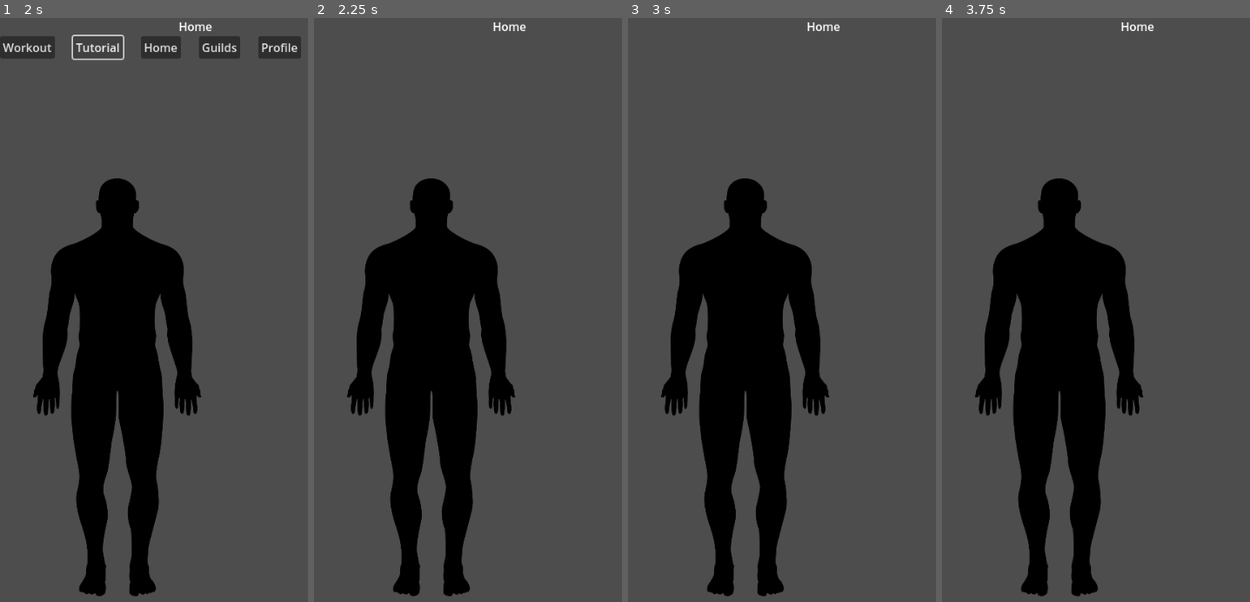
Above: before the commit, frames 1-4 (left to right).
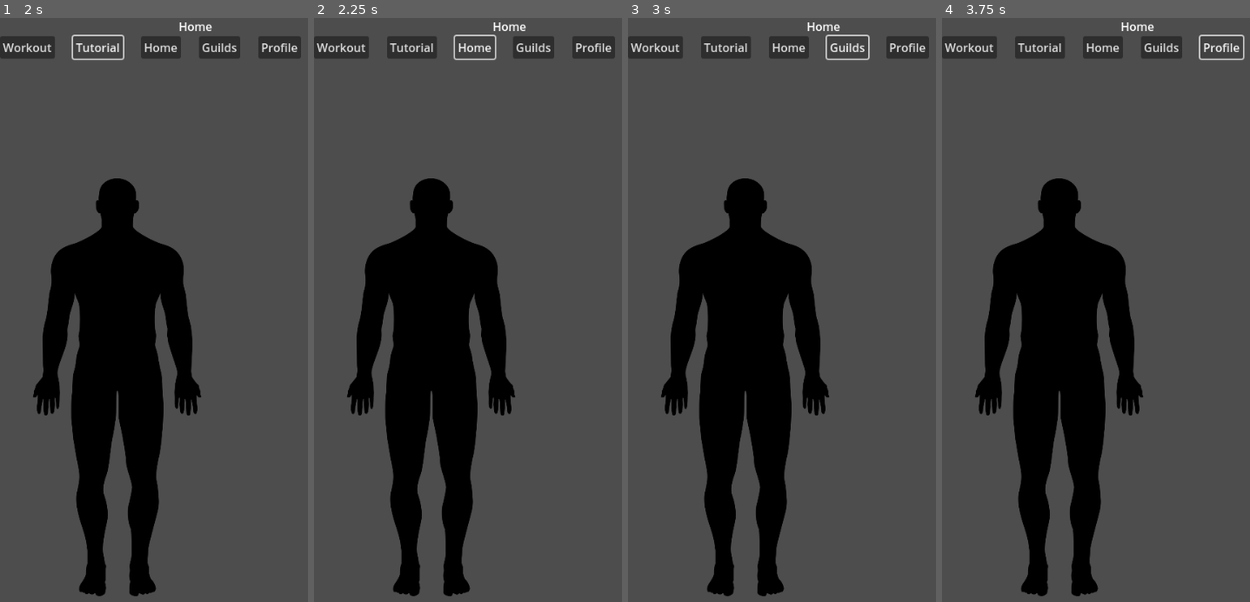
Above: after the commit, the same moments.

Repository: NxKuma/Fit-Quest-App
Game: Godot game, scene res://main.tscn
Two runs of this game, one before a commit and one after it. Both use one fixed random seed, a clock stepped at 60 frames per second and the inputs below.
Inputs (mouse positions are in pixels of both pictures, inside the frame that each line leads up to):
- Up to frame 1 (2 s): click "Workout" at 0.5 s; click "Tutorial" at 1.25 s
- Up to frame 2 (2.25 s): click "Home" at 2 s
- Up to frame 3 (3 s): click (846, 47) at 2.75 s, where only the run after the commit has a clickable "Guilds"
- Up to frame 4 (3.75 s): click (1222, 47) at 3.5 s, where only the run after the commit has a clickable "Profile"

Frame 1 is identical in both runs. In frame 2, 2.3% of the frame differs, in the area x 0-98%, y 2-8%; in frame 3, 2.3%; in frame 4, 2.3%.
Error before the commit: Cannot call method 'get_children' on a null value. (res://main.gd:11)
Error after the commit: Cannot call method 'get_child_count' on a null value. (res://navigation_bar.gd:16)

Commit message:
reverted navigation bar logic

Diff:
--- a/navigation_bar.gd
+++ b/navigation_bar.gd
@@ -1,26 +1,17 @@
 extends MarginContainer
 
-@onready var workout_button: Button = $"Buttons/Workout Button"
-@onready var tutorial_button: Button = $"Buttons/Tutorial Button"
-@onready var home_button: Button = $"Buttons/Home Button"
-@onready var guilds_button: Button = $"Buttons/Guilds Button"
-@onready var profile_button: Button = $"Buttons/Profile Button"
+var initialView := 2
 
-@export var workout_view: PackedScene
-@export var tutorial_view: PackedScene
-@export var home_view: PackedScene
-@export var guilds_view: PackedScene
-@export var profile_view: PackedScene
+@onready var views: MarginContainer = $"../../Views"
+@onready var buttons: HBoxContainer = %Buttons
 
 func _ready():
-	connectButton(workout_button, workout_view)
-	connectButton(tutorial_button, tutorial_view)
-	connectButton(home_button, home_view)
-	connectButton(guilds_button, guilds_view)
-	connectButton(profile_button, profile_view)
+	_set_page(initialView)
 
-func connectButton(button: Button, scene: PackedScene):
-	button.pressed.connect(changeToScene.bind(scene))
+	for button in buttons.get_children():
+		var buttonIndex = button.get_index()
+		button.pressed.connect(_set_page.bind(buttonIndex))
 
-func changeToScene(scene: PackedScene):
-	get_tree().change_scene_to_packed(scene)
+func _set_page(viewNumber):
+	for i in views.get_child_count():
+		views.get_children()[i].visible = i == viewNumber # set visible if i == viewNumber
--- a/navigation_bar.tscn
+++ b/navigation_bar.tscn
@@ -1,7 +1,6 @@
-[gd_scene load_steps=3 format=3 uid="uid://cg2sqvy51d0c3"]
+[gd_scene load_steps=2 format=3 uid="uid://cg2sqvy51d0c3"]
 
 [ext_resource type="Script" path="res://navigation_bar.gd" id="1_5isps"]
-[ext_resource type="PackedScene" uid="uid://hksd5fbuiqlu" path="res://views/home_view.tscn" id="2_i6ur2"]
 
 [node name="Navigation Bar" type="MarginContainer"]
 anchors_preset = 7
@@ -19,7 +18,6 @@
 theme_override_constants/margin_top = 25
 theme_override_constants/margin_bottom = 25
 script = ExtResource("1_5isps")
-home_view = ExtResource("2_i6ur2")
 
 [node name="Buttons" type="HBoxContainer" parent="."]
 unique_name_in_owner = true
